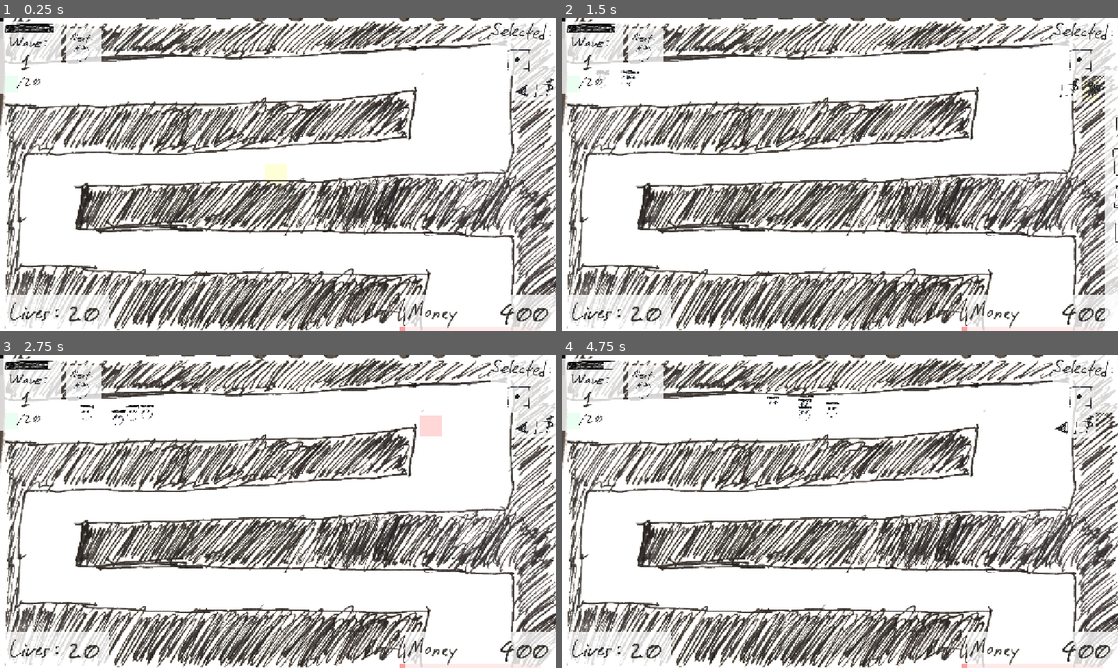
Above: before the commit, frames 1-4 (two rows, left to right).
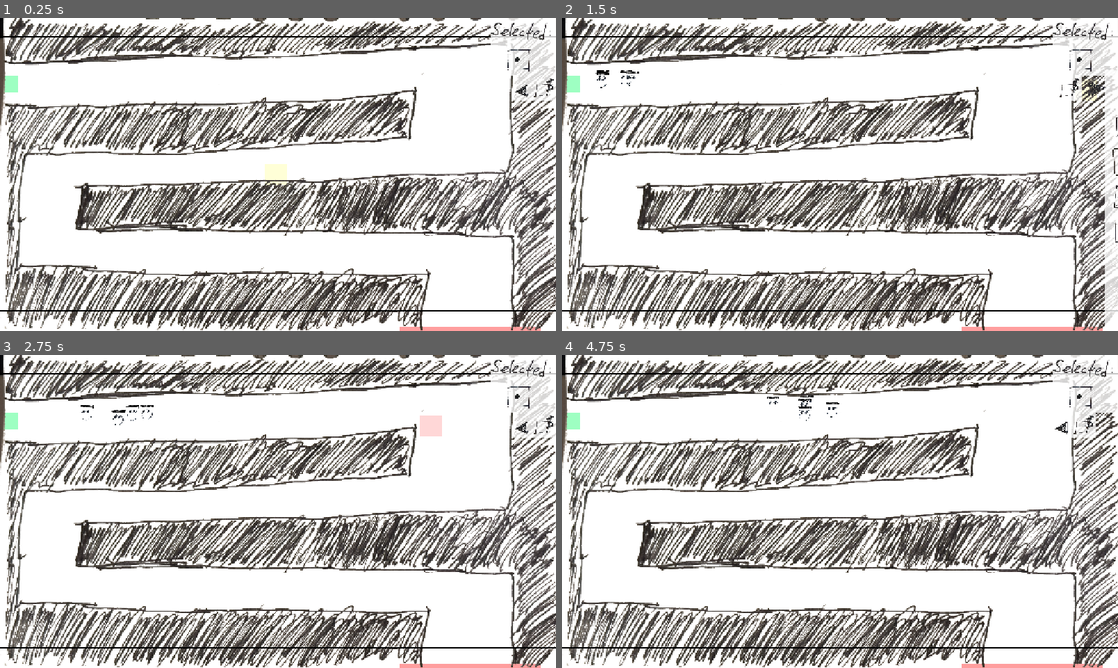
Above: after the commit, the same moments.

Repository: OzuYatamutsu/notebook-tower-defense
Game: Godot game, scene res://levels/level_cools.tscn
Two runs of this game, one before a commit and one after it. Both use one fixed random seed, a clock stepped at 60 frames per second and the inputs below. This scene is started directly instead of the project's main scene.
Inputs (mouse positions are in pixels of both pictures, inside the frame that each line leads up to):
- Up to frame 1 (0.25 s): no input
- Up to frame 2 (1.5 s): click (1106, 86) at 0.5 s; click (1084, 89) at 1.25 s
- Up to frame 3 (2.75 s): click (428, 426) at 2 s
- Up to frame 4 (4.75 s): click (1106, 423) at 2.75 s; click (1084, 426) at 3.5 s; click (1023, 461) at 4.27 s

The runs differ from the first frame. In frame 1, 4.7% of the frame differs, in the area x 0-100%, y 1-100%; in frame 2, 4.7%; in frame 3, 4.6%; in frame 4, 4.6%.

Commit message:
Add components for top and bottom bar

Diff:
--- a/components/ui.tscn
+++ b/components/ui.tscn
@@ -11,7 +11,43 @@
 [node name="UI" type="CanvasLayer"]
 layer = 2
 
+[node name="TopBar" type="Control" parent="."]
+layout_mode = 3
+anchors_preset = 0
+offset_top = 40.0
+offset_right = 643.0
+offset_bottom = 42.0
+scale = Vector2(1.9916, 1.09183)
+
+[node name="ColorRect" type="ColorRect" parent="TopBar"]
+layout_mode = 1
+anchors_preset = 15
+anchor_right = 1.0
+anchor_bottom = 1.0
+grow_horizontal = 2
+grow_vertical = 2
+color = Color(0, 0, 0, 1)
+
+[node name="BottomBar" type="Control" parent="."]
+layout_mode = 3
+anchors_preset = 0
+offset_left = 1.0
+offset_top = 671.0
+offset_right = 644.0
+offset_bottom = 673.0
+scale = Vector2(1.9916, 1.09183)
+
+[node name="ColorRect" type="ColorRect" parent="BottomBar"]
+layout_mode = 1
+anchors_preset = 15
+anchor_right = 1.0
+anchor_bottom = 1.0
+grow_horizontal = 2
+grow_vertical = 2
+color = Color(0, 0, 0, 1)
+
 [node name="MoneyMeter" parent="." instance=ExtResource("1_34iyr")]
+visible = false
 anchors_preset = 3
 anchor_left = 1.0
 anchor_top = 1.0
@@ -21,6 +57,7 @@
 pivot_offset = Vector2(-515, -165)
 
 [node name="LivesMeter" parent="." instance=ExtResource("2_k05k2")]
+visible = false
 anchors_preset = 2
 anchor_top = 1.0
 anchor_right = 0.0
@@ -30,6 +67,7 @@
 pivot_offset = Vector2(0, -165)
 
 [node name="WaveMeter" parent="." instance=ExtResource("3_0eatc")]
+visible = false
 offset_left = -17.0
 offset_top = -40.0
 offset_right = -17.0
@@ -37,6 +75,7 @@
 scale = Vector2(0.3, 0.3)
 
 [node name="SelectedTowerMeter" parent="." instance=ExtResource("4_24715")]
+visible = false
 anchors_preset = 1
 anchor_left = 1.0
 anchor_bottom = 0.0
@@ -48,8 +87,10 @@
 pivot_offset = Vector2(-230, -60)
 
 [node name="TowerBuyPanel" parent="." instance=ExtResource("5_451mt")]
+visible = false
 
 [node name="NextWaveMeter" parent="." instance=ExtResource("6_23jcn")]
+visible = false
 offset_left = 146.0
 offset_top = 8.0
 offset_right = 146.0
